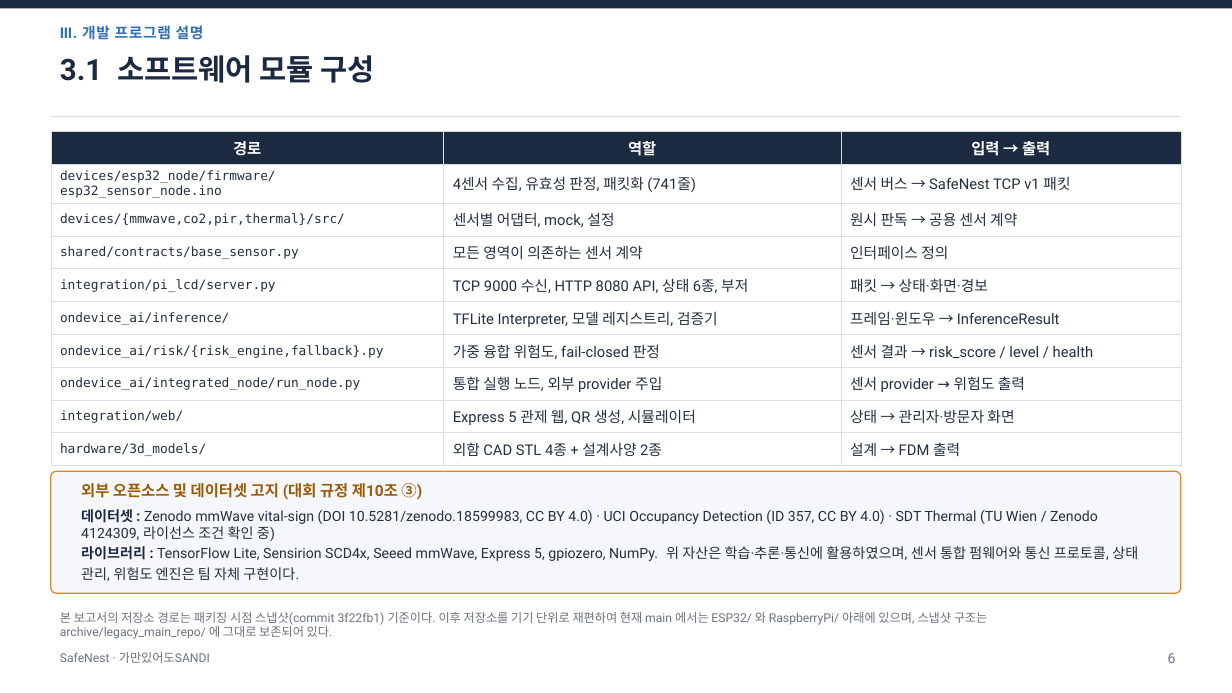
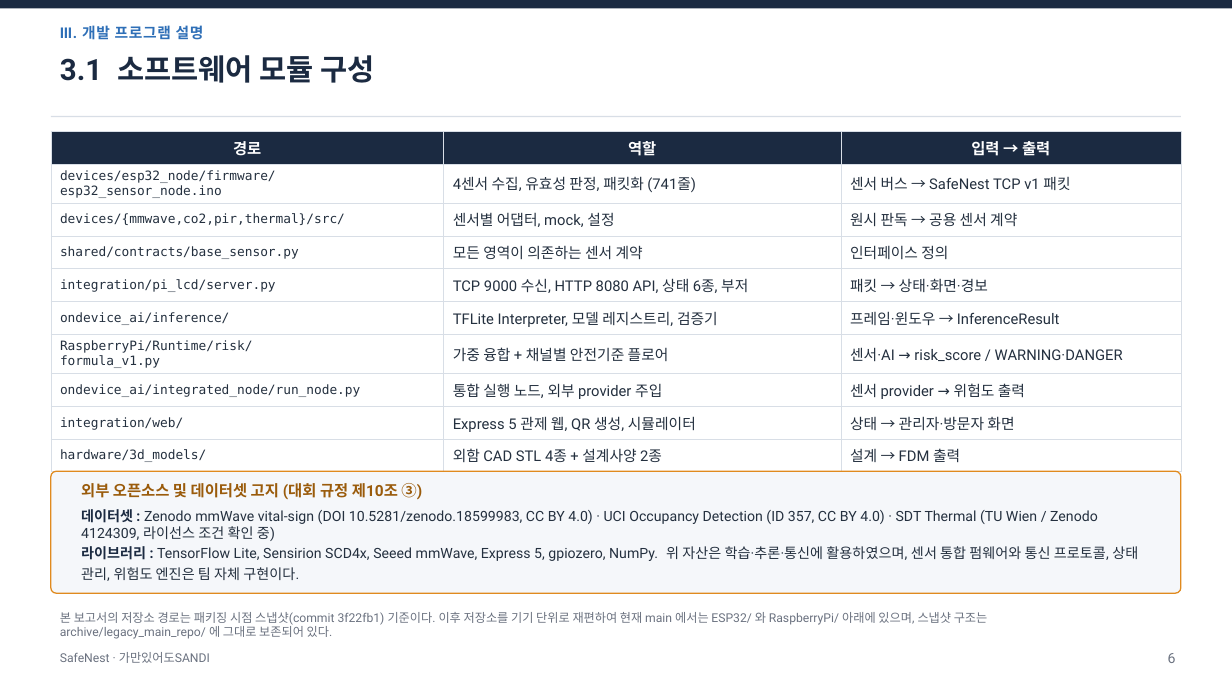
Before and after one commit to jinsu1011/safenest-embedded-competition, a slide deck: slide 7 of final-report/2026ESWContest_자유공모_가만있어도SANDI_개발완료보고서.pptx. Drawn at 1232x693 pixels with LibreOffice and Linux fonts; fonts in the diff are those of the drawing. Boxes give left, top, right and bottom in pixels: in the first picture for what was removed or moved away, otherwise in the second. Text is boxed around its words. In the diff, an @@ line names an element or a change of style, - is before the commit and + after.

```diff
--- a/final-report/2026ESWContest_자유공모_가만있어도SANDI_개발완료보고서.pptx
+++ b/final-report/2026ESWContest_자유공모_가만있어도SANDI_개발완료보고서.pptx
@@ table at box(51, 131, 1181, 466) @@
-row 7: ondevice_ai/risk/{risk_engine,fallback}.py | 가중 융합 위험도, fail-closed 판정 | 센서 결과 → risk_score / level / health
+row 7: RaspberryPi/Runtime/risk/ / formula_v1.py | 가중 융합 + 채널별 안전기준 플로어 | 센서·AI → risk_score / WARNING·DANGER
```
Also in this commit, not shown: 4 other slides changed, 16 other files.
